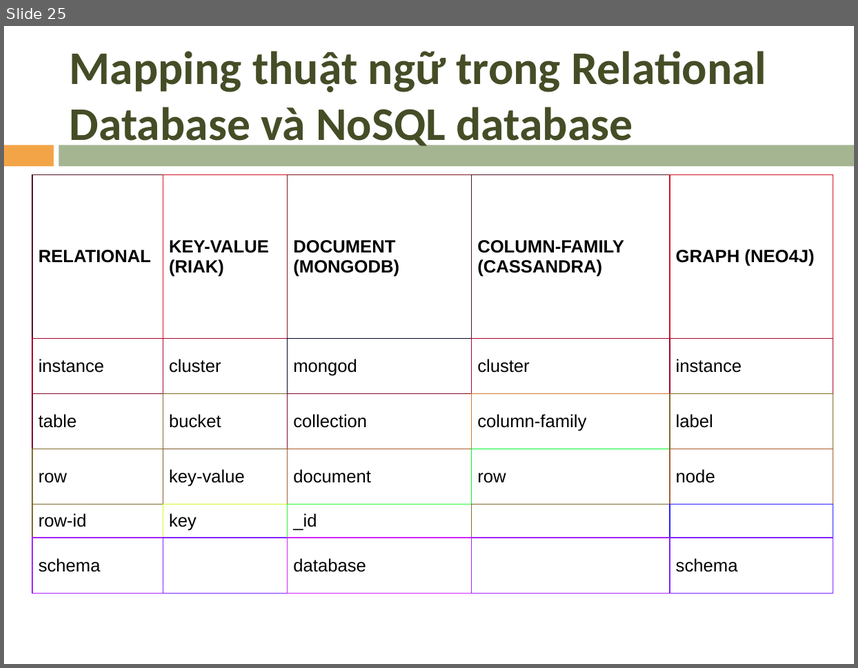
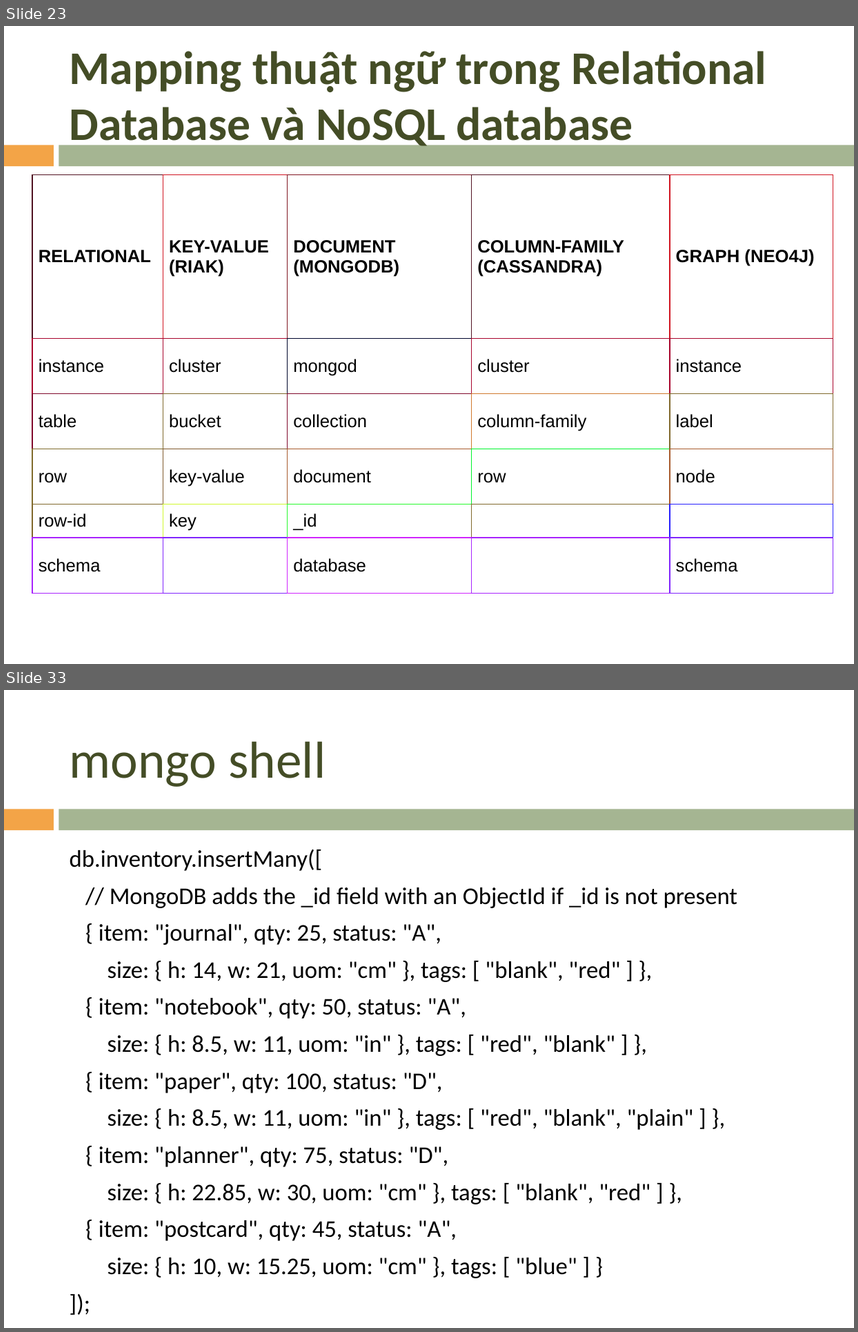
Before and after one commit to mrviit/notes, a slide deck: pp_template/nonsql/NoSQL.pptx. Shown one above the other, each under a label of ours: slide 25 before the commit, slides 23 and 33 after it; the slides between them are not shown. The pictures are 858x668 and 858x1332 pixels, drawn with LibreOffice and Linux fonts; fonts in the diff are those of the drawing; background and template pictures are left out. Boxes give left, top, right and bottom in pixels: in the first picture for what was removed or moved away, otherwise in the second. Text is boxed around its words. In the diff, an @@ line names an element or a change of style, - is before the commit and + after.

Commit message:
mongodb slide

```diff
--- a/pp_template/nonsql/NoSQL.pptx
+++ b/pp_template/nonsql/NoSQL.pptx
@@ slide 33 added at bbox=[4, 690, 854, 1328], background picture (left out); not listed: 2 template elements that a slide beside it also shows @@
@@ title added at bbox=[70, 741, 326, 787], 44 pt, text #444D26 @@
+mongo shell
@@ text added at bbox=[70, 849, 737, 1241], 20.3 pt, text #000000 @@
+db.inventory.insertMany([
+// MongoDB adds the _id field with an ObjectId if _id is not present
+{ item: "journal", qty: 25, status: "A",
+size: { h: 14, w: 21, uom: "cm" }, tags: [ "blank", "red" ] },
+{ item: "notebook", qty: 50, status: "A",
+size: { h: 8.5, w: 11, uom: "in" }, tags: [ "red", "blank" ] },
+{ item: "paper", qty: 100, status: "D",
+size: { h: 8.5, w: 11, uom: "in" }, tags: [ "red", "blank", "plain" ] },
+{ item: "planner", qty: 75, status: "D",
+size: { h: 22.85, w: 30, uom: "cm" }, tags: [ "blank", "red" ] },
+{ item: "postcard", qty: 45, status: "A",
+size: { h: 10, w: 15.25, uom: "cm" }, tags: [ "blue" ] }
+]);
@@ what was slide 25 is now slide 23 @@
```
Also in this commit, not shown: 2 slides changed, 11 other slides added, 11 slides removed, 4 other files.
